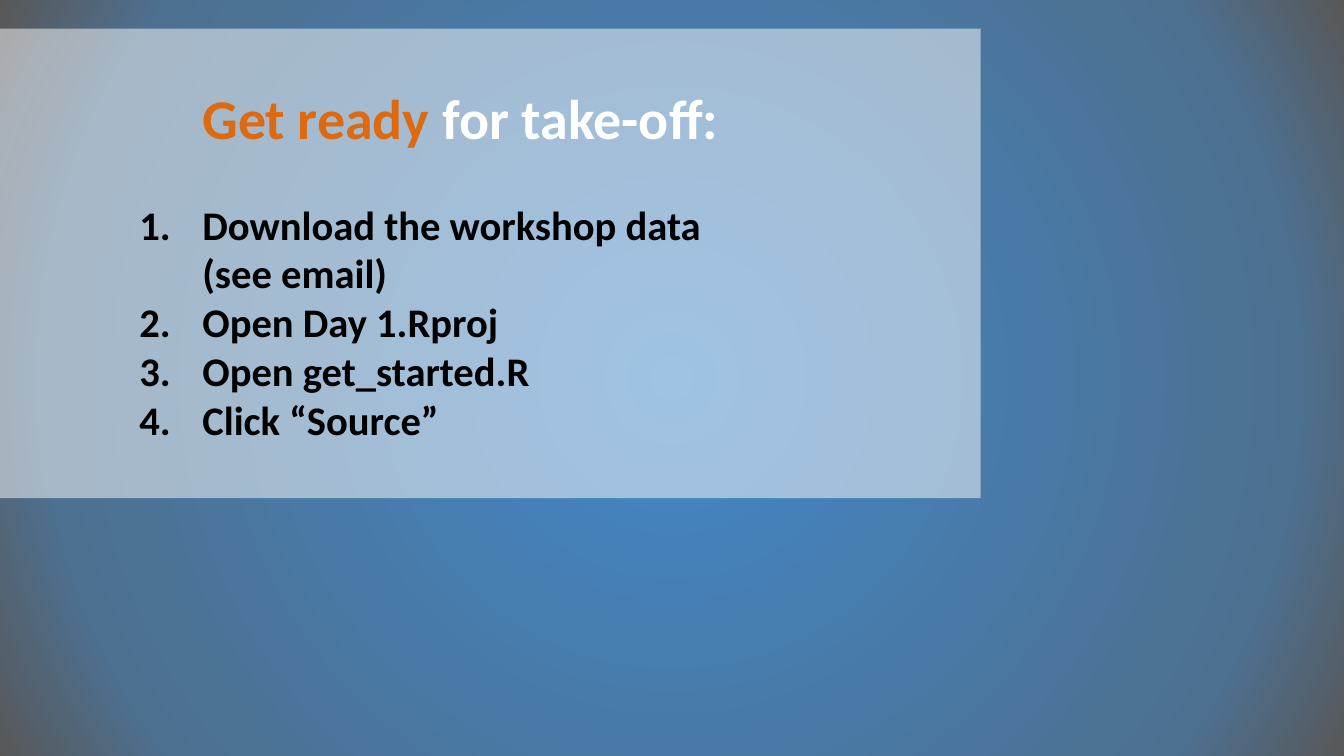
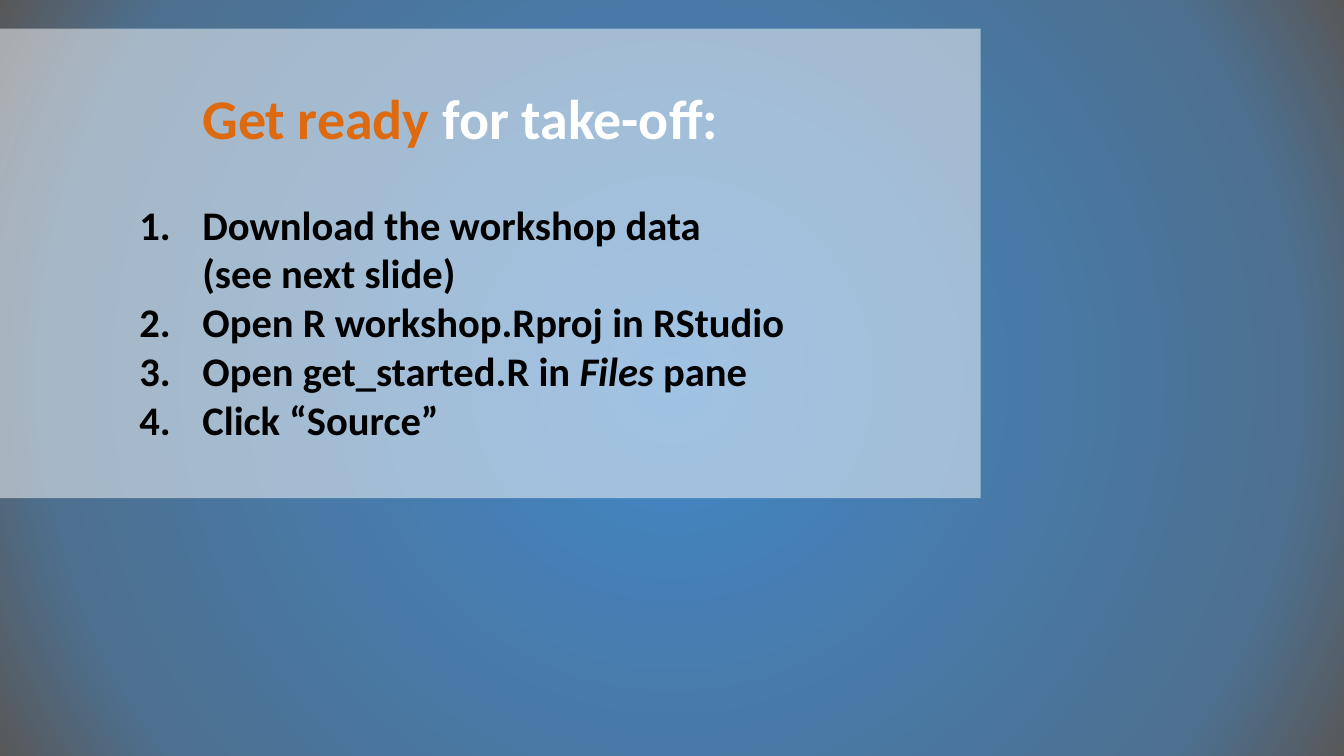
Before and after one commit to LukasWallrich/bbk_bbs_R_workshop, a slide deck: slide 2 of Day 1/Slides/00-Preclass-loop.pptx. Drawn at 1344x756 pixels with LibreOffice and Linux fonts; fonts in the diff are those of the drawing; background and template pictures are left out. Boxes give left, top, right and bottom in pixels: in the first picture for what was removed or moved away, otherwise in the second. Text is boxed around its words. In the diff, an @@ line names an element or a change of style, - is before the commit and + after.

```diff
--- a/Day 1/Slides/00-Preclass-loop.pptx
+++ b/Day 1/Slides/00-Preclass-loop.pptx
@@ text in rectangle at box(202, 211, 784, 393): text changed @@
-      1. Download the workshop data
-         (see email)
-      2. Open Day 1.Rproj
-      3. Open get_started.R
+      1. Download the workshop data
+         (see next slide)
+      2. Open R workshop.Rproj in RStudio
+      3. Open get_started.R in Files pane
```
Also in this commit, not shown: 1 other slide changed, 1 slide added, 23 other files.
